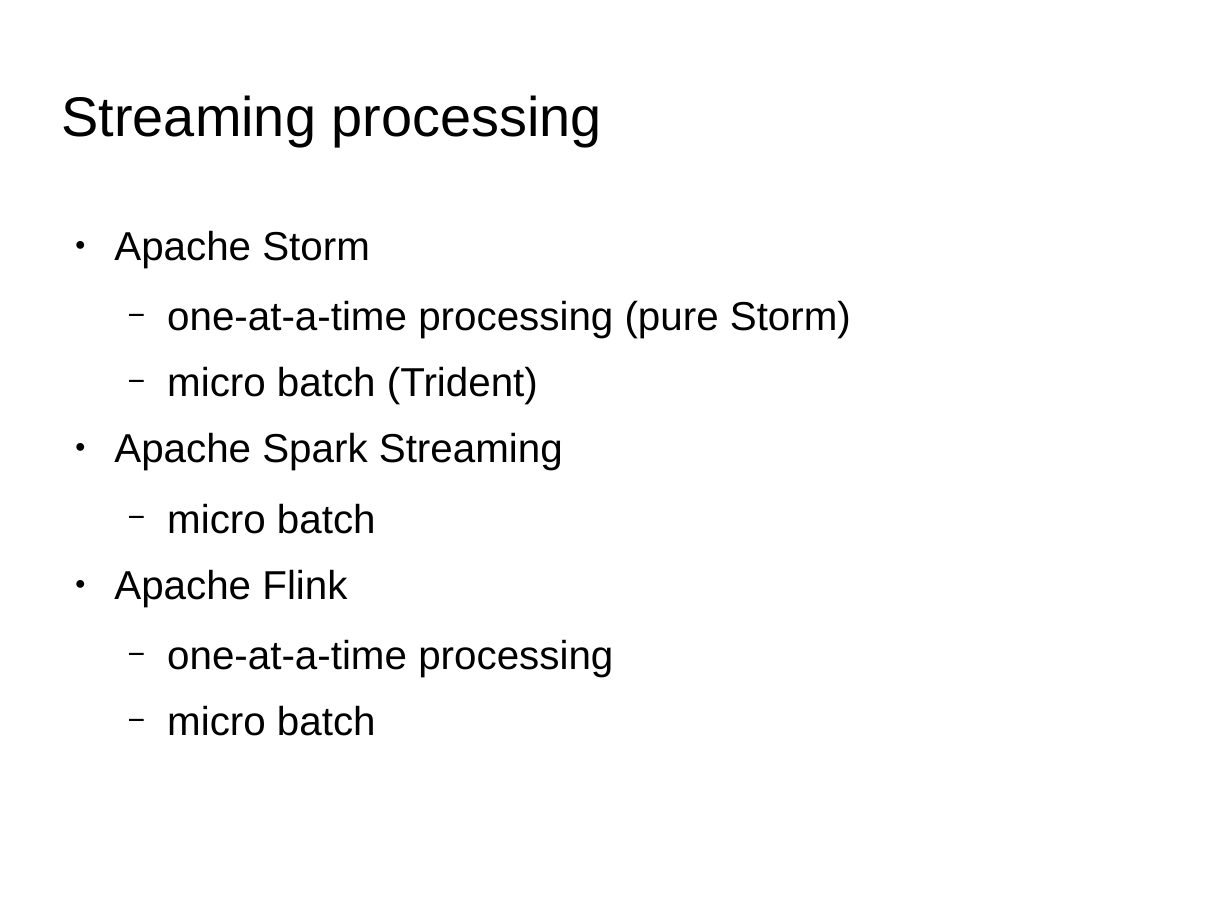
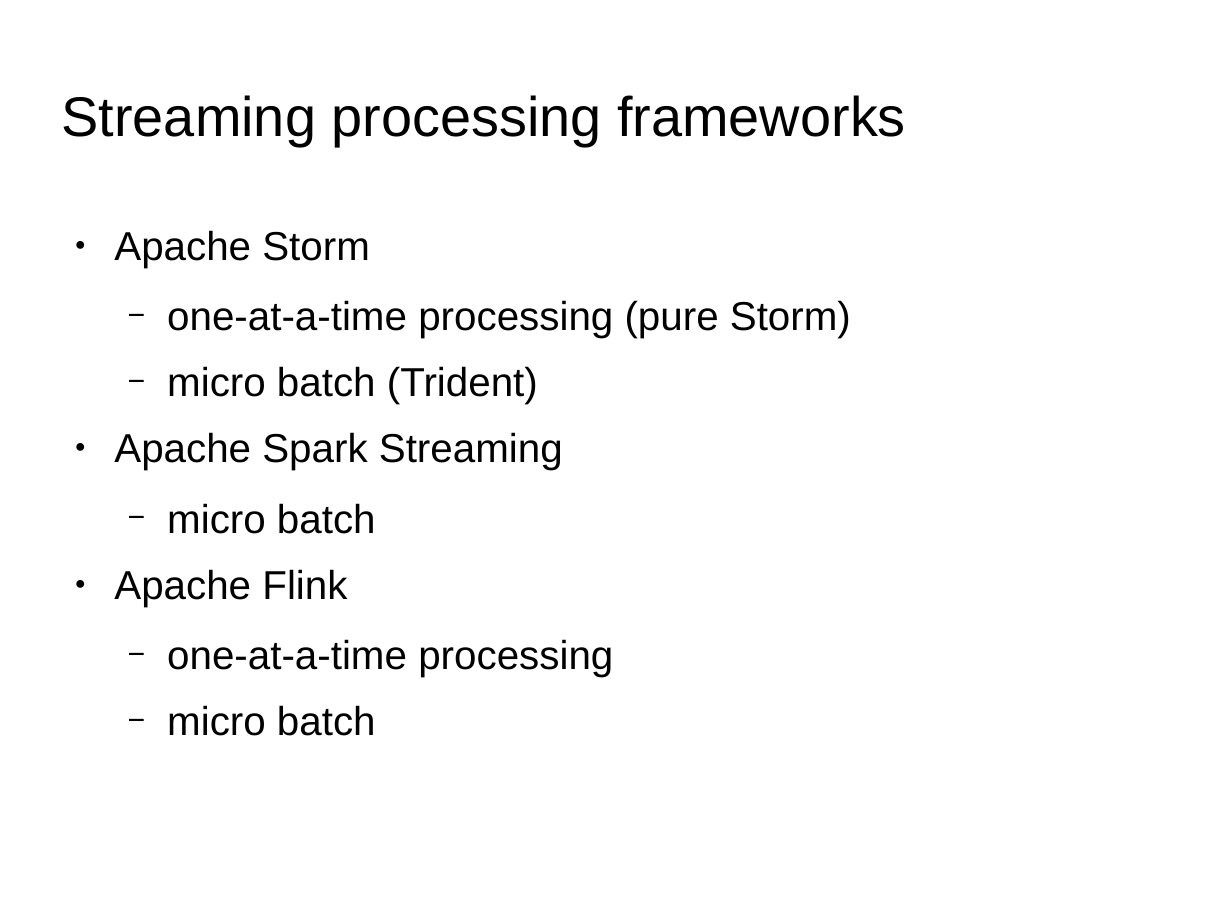
Before and after one commit to qiozas/Documents, a slide deck: slide 20 of fosscomm-2016/Big Data Streaming - FOSSCOMM 2016.odp (slide 18 before the commit). Drawn at 1232x924 pixels with LibreOffice and Linux fonts; fonts in the diff are those of the drawing; background and template pictures are left out. Boxes give left, top, right and bottom in pixels: in the first picture for what was removed or moved away, otherwise in the second. Text is boxed around its words. In the diff, an @@ line names an element or a change of style, - is before the commit and + after.

```diff
--- a/fosscomm-2016/Big Data Streaming - FOSSCOMM 2016.odp
+++ b/fosscomm-2016/Big Data Streaming - FOSSCOMM 2016.odp
@@ title at (62, 95, 906, 146): text changed @@
-Streaming processing
+Streaming processing frameworks
```
Also in this commit, not shown: 10 other slides changed, 1 slide added.
